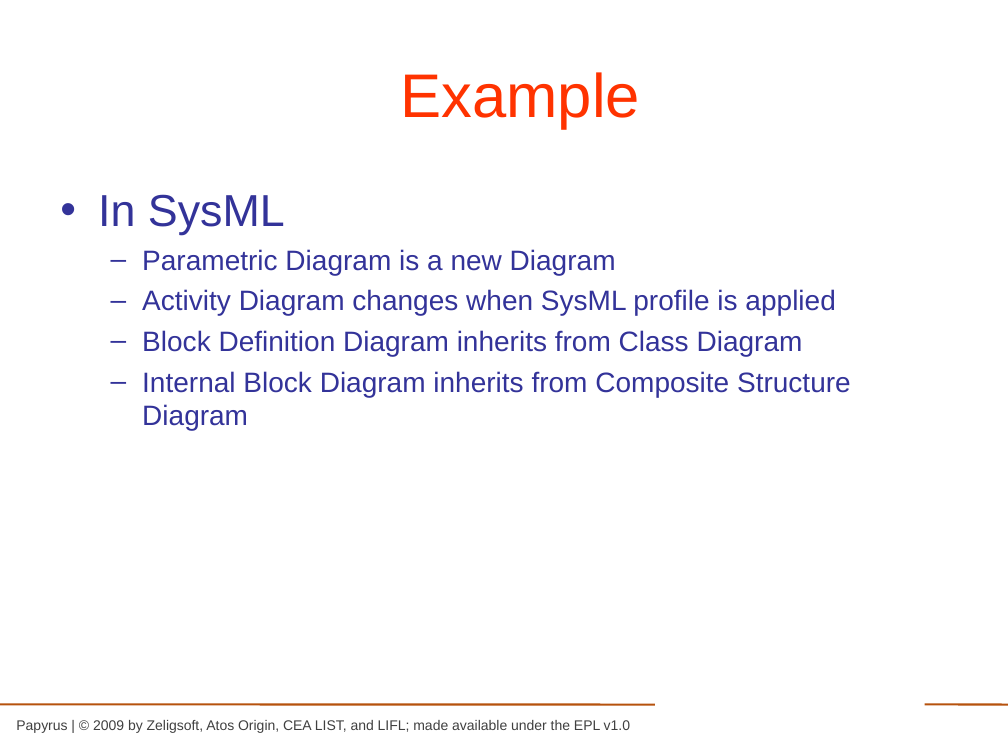
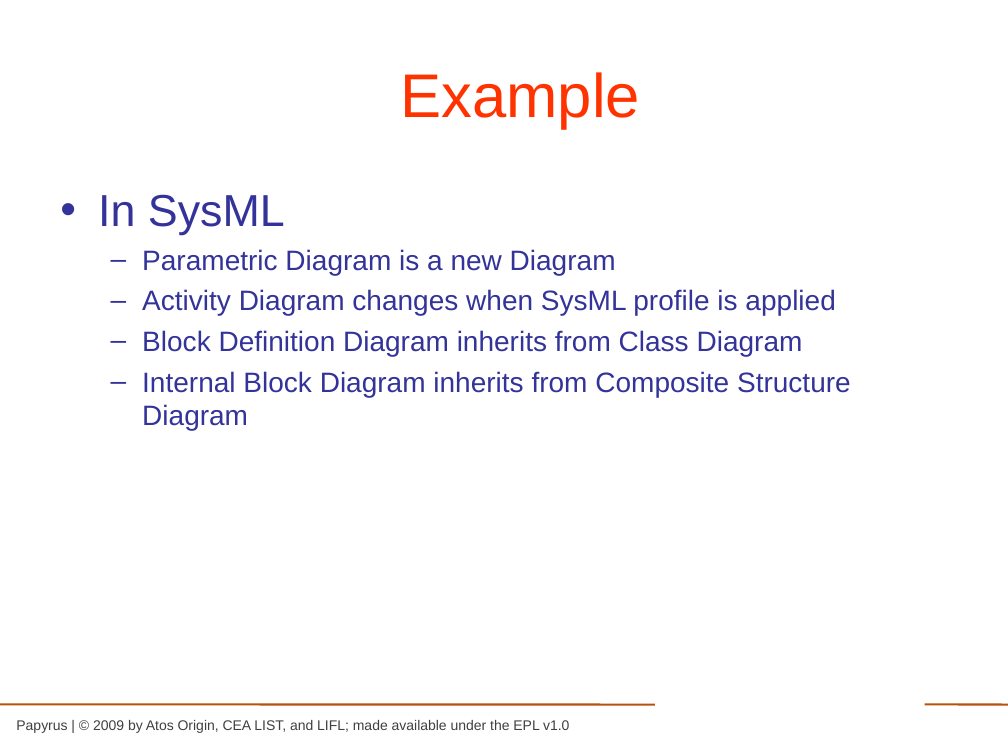
Before and after one commit to Gabitchov/org.eclipse.papyrus, a slide deck: slide 13 of doc/PapyrusTechnicalMeetings/08 - Technical Telco Meeting (2010-03-16)/Profile presentation-20100319.ppt. Drawn at 1008x756 pixels with LibreOffice and Linux fonts; fonts in the diff are those of the drawing; background and template pictures are left out. Boxes give left, top, right and bottom in pixels: in the first picture for what was removed or moved away, otherwise in the second. Text is boxed around its words. In the diff, an @@ line names an element or a change of style, - is before the commit and + after.

```diff
--- a/doc/PapyrusTechnicalMeetings/08 - Technical Telco Meeting (2010-03-16)/Profile presentation-20100319.ppt
+++ b/doc/PapyrusTechnicalMeetings/08 - Technical Telco Meeting (2010-03-16)/Profile presentation-20100319.ppt
@@ text at <box>16,720,569,733</box>: text changed @@
-Papyrus | © 2009 by Zeligsoft, Atos Origin, CEA LIST, and LIFL; made available under the EPL v1.0
+Papyrus | © 2009 by Atos Origin, CEA LIST, and LIFL; made available under the EPL v1.0
```
Also in this commit, not shown: 13 other slides changed.
